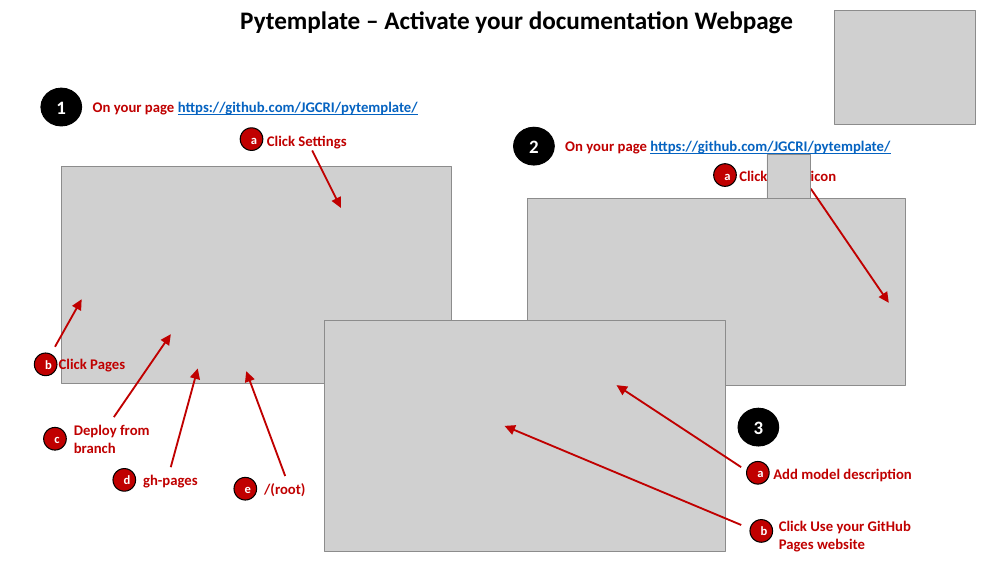
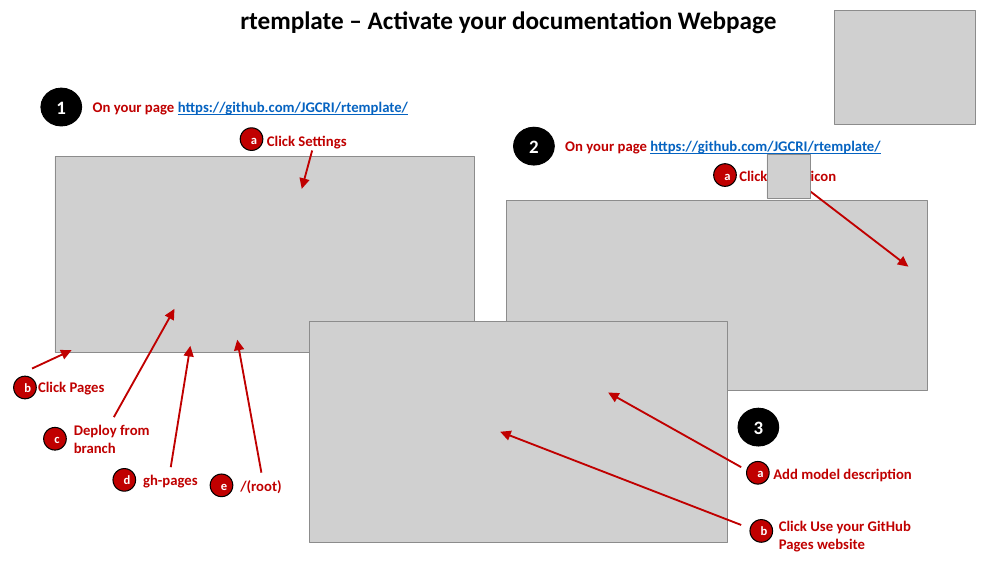
Before and after one commit to JGCRI/rtemplate, a slide deck: slide 3 of vignettes/vignetteFigs/figures.pptx (slide 4 before the commit). Drawn at 1008x567 pixels with LibreOffice and Linux fonts; fonts in the diff are those of the drawing; grey boxes stand for pictures. Boxes give left, top, right and bottom in pixels: in the first picture for what was removed or moved away, otherwise in the second. Text is boxed around its words. In the diff, an @@ line names an element or a change of style, - is before the commit and + after.

Commit message:
Updating package documentation

```diff
--- a/vignettes/vignetteFigs/figures.pptx
+++ b/vignettes/vignetteFigs/figures.pptx
@@ text at (240, 11, 776, 34): text changed @@
-Pytemplate – Activate your documentation Webpage
+rtemplate – Activate your documentation Webpage
@@ text at (93, 101, 408, 115): text changed @@
-On your page https://github.com/JGCRI/pytemplate/
+On your page https://github.com/JGCRI/rtemplate/
@@ text at (565, 140, 880, 156): text changed @@
-On your page https://github.com/JGCRI/pytemplate/
+On your page https://github.com/JGCRI/rtemplate/
@@ picture: place and size @@
-picture at (61, 166, 452, 383)
+picture at (55, 157, 475, 352)
@@ arrow moved from (312, 150) - (341, 208) to (312, 150) - (302, 189) @@
@@ picture: place and size @@
-picture at (528, 198, 905, 385)
+picture at (506, 200, 927, 390)
@@ arrow moved from (811, 189) - (889, 302) to (807, 189) - (909, 267) @@
@@ arrow moved from (114, 417) - (171, 334) to (114, 417) - (175, 309) @@
@@ picture: place and size @@
-picture at (324, 321, 725, 552)
+picture at (310, 321, 728, 542)
@@ arrow moved from (55, 347) - (82, 299) to (32, 369) - (72, 350) @@
@@ arrow moved from (171, 467) - (198, 369) to (171, 467) - (191, 346) @@
@@ arrow moved from (285, 476) - (247, 371) to (262, 473) - (237, 340) @@
@@ ellipse "b": place and size @@
-ellipse "b" at (34, 353, 57, 376)
+ellipse "b" at (14, 377, 36, 399)
@@ text "Click Pages": place and size @@
-text "Click Pages" at (59, 356, 125, 373)
+text "Click Pages" at (38, 381, 105, 395)
@@ arrow moved from (741, 467) - (617, 385) to (741, 467) - (609, 392) @@
@@ arrow moved from (741, 525) - (504, 426) to (741, 525) - (501, 432) @@
@@ ellipse "e": place and size @@
-ellipse "e" at (234, 477, 257, 500)
+ellipse "e" at (210, 474, 233, 497)
@@ text "/(root)": place and size @@
-text "/(root)" at (264, 483, 305, 496)
+text "/(root)" at (240, 480, 281, 493)
```
Also in this commit, not shown: 3 other slides changed, 1 slide removed, 14 other files.
